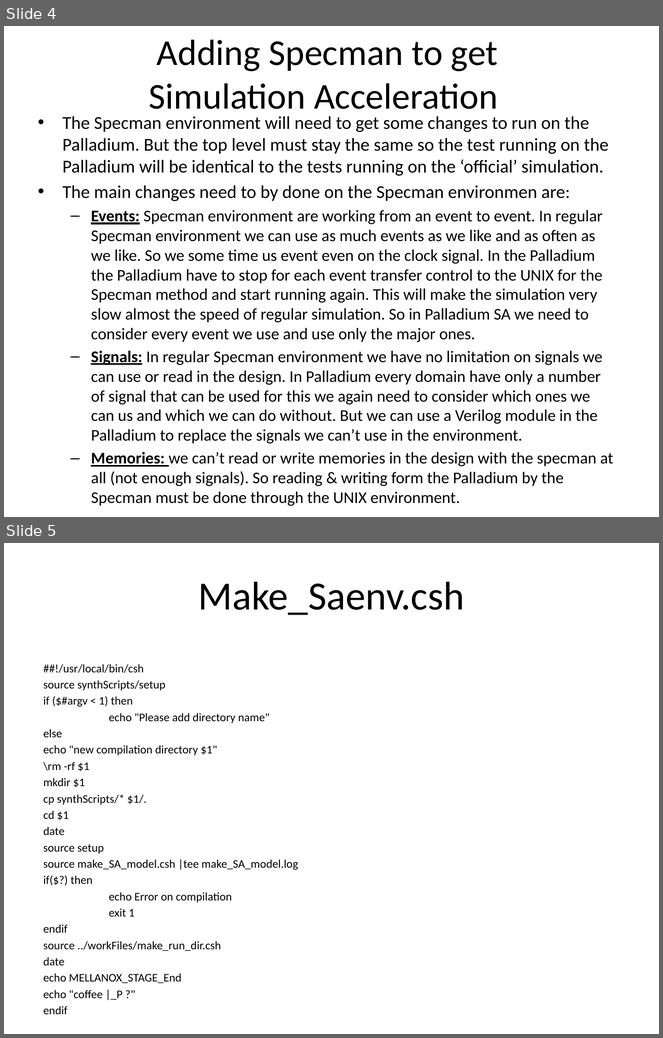
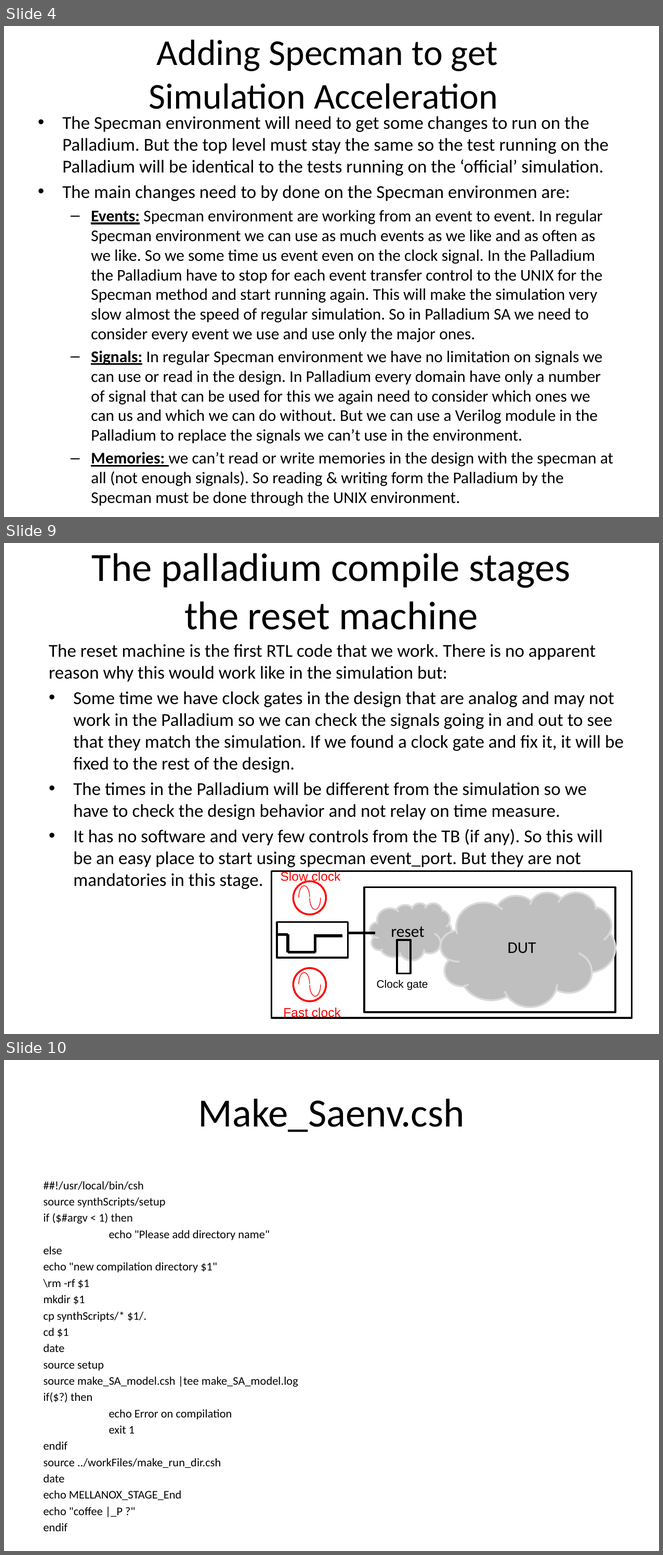
Before and after one commit to zahike/Palladium, a slide deck: Simulation Acceleration tutoria.pptx. Shown one above the other, each under a label of ours: slides 4 and 5 before the commit, slides 4, 9 and 10 after it; the slides between them are not shown. The pictures are 663x1038 and 663x1555 pixels, drawn with LibreOffice and Linux fonts; fonts in the diff are those of the drawing. Boxes give left, top, right and bottom in pixels: in the first picture for what was removed or moved away, otherwise in the second. Text is boxed around its words. In the diff, an @@ line names an element or a change of style, - is before the commit and + after.

Commit message:
add clocks & reset slides

```diff
--- a/Simulation Acceleration tutoria.pptx
+++ b/Simulation Acceleration tutoria.pptx
@@ slide 9 added at [4,543,659,1034], background #FFFFFF @@
@@ title added at [92,553,571,630], 44 pt, text #000000 @@
+The palladium compile stages
+the reset machine
@@ text added at [49,644,624,889], 20 pt, text #000000 @@
+The reset machine is the first RTL code that we work. There is no apparent reason why this would work like in the simulation but:
+• Some time we have clock gates in the design that are analog and may not work in the Palladium so we can check the signals going in and out to see that they match the simulation. If we found a clock gate and fix it, it will be fixed to the rest of the design.
+• The times in the Palladium will be different from the simulation so we have to check the design behavior and not relay on time measure.
+• It has no software and very few controls from the TB (if any). So this will be an easy place to start using specman event_port. But they are not mandatories in this stage.
@@ rectangle added at [271,871,632,1018], outline #000000 2 pt @@
@@ text added at [281,871,341,884], 14 pt, text #FF0000 @@
+Slow clock
@@ ellipse added at [294,882,326,915], outline #FF0000 2 pt @@
@@ arc (boxed as its full ellipse) added at [299,886,310,909], outline #FF0000 0.75 pt @@
@@ arc (boxed as its full ellipse) added at [310,887,321,910], outline #FF0000 0.75 pt @@
@@ rectangle added at [364,888,616,1013], outline #000000 2 pt @@
@@ cloud added at [441,892,616,1007], fill #BFBFBF, outline #D9D9D9 2 pt, 18 pt, text #000000 @@
+DUT
@@ cloud added at [370,903,452,961], fill #BFBFBF, outline #D9D9D9 2 pt, 18 pt, text #000000 @@
+reset
@@ rectangle added at [277,923,348,958], outline #000000 2 pt @@
@@ line added from (277, 935) to (288, 935), #000000 3 pt @@
@@ line added from (288, 935) to (288, 953), #000000 3 pt @@
@@ line added from (315, 936) to (343, 936), #000000 3 pt @@
@@ line added from (315, 935) to (315, 953), #000000 3 pt @@
@@ line added from (348, 934) to (375, 934), #000000 3 pt @@
@@ rectangle added at [397,940,411,974], outline #000000 2 pt @@
@@ line added from (288, 953) to (315, 953), #000000 3 pt @@
@@ ellipse added at [294,968,326,1002], outline #FF0000 2 pt @@
@@ arc (boxed as its full ellipse) added at [299,973,310,996], outline #FF0000 0.75 pt @@
@@ arc (boxed as its full ellipse) added at [310,974,321,997], outline #FF0000 0.75 pt @@
@@ text added at [377,980,428,991], 12 pt, text #000000 @@
+Clock gate
@@ text added at [283,1008,341,1019], 14 pt, text #FF0000 @@
+Fast clock
@@ what was slide 5 is now slide 10 @@
```
Also in this commit, not shown: 4 other slides added.
